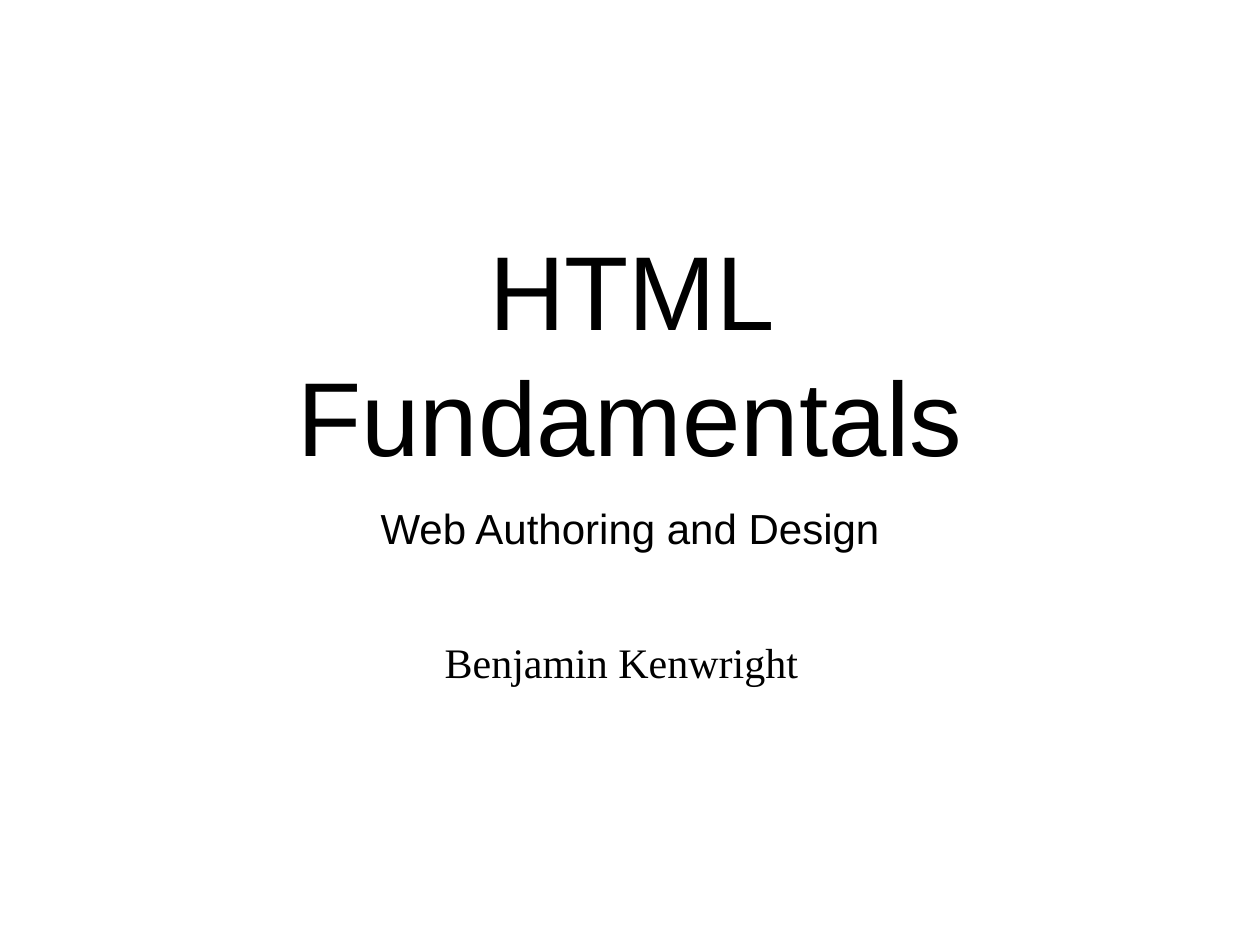
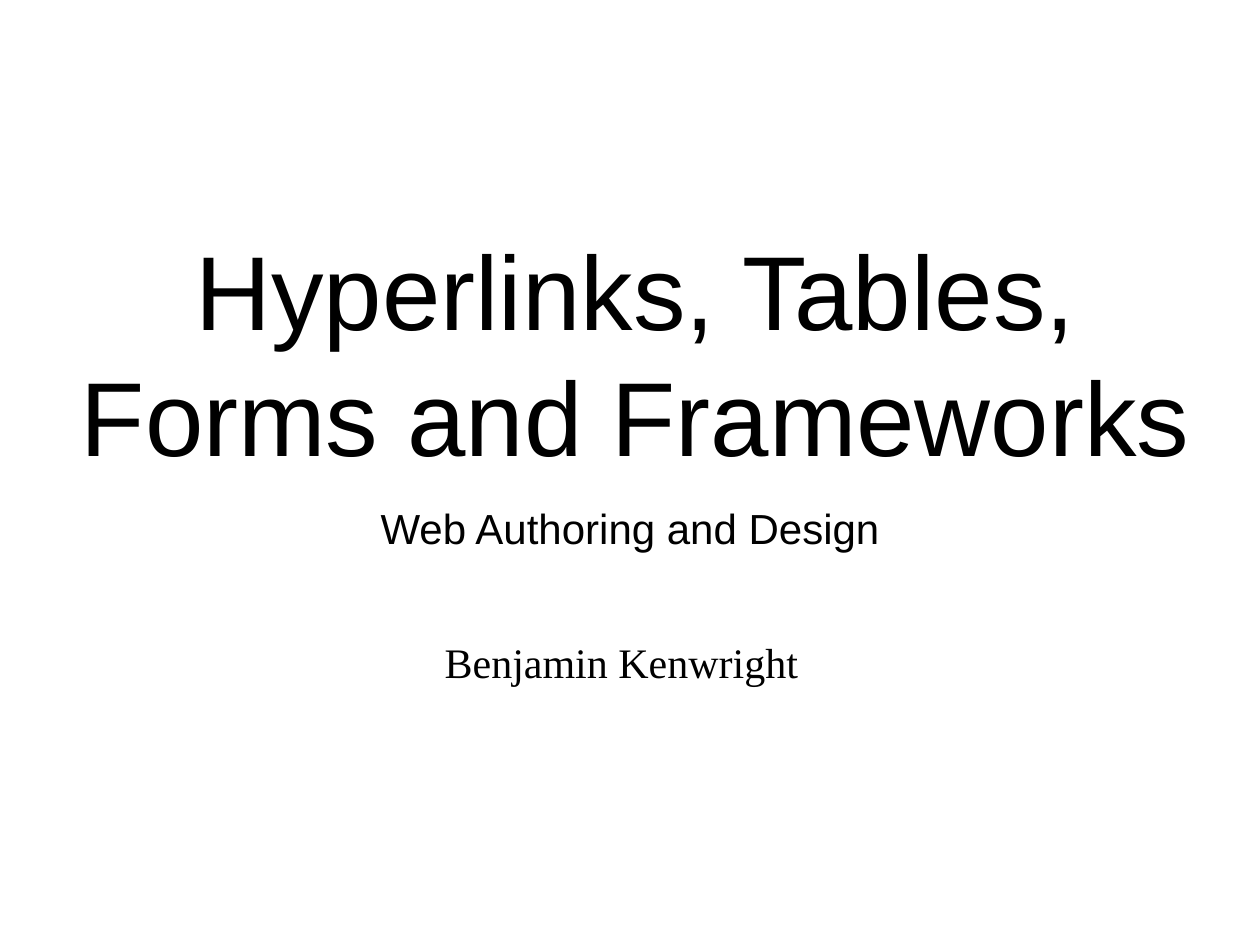
Before and after one commit to octaviordz/zjnu2017.github.io, a slide deck: slide 1 of WAD/lectures/030--Hyperlinks.Tables.Forms.Frameworks.ppt. Drawn at 1260x945 pixels with LibreOffice and Linux fonts; fonts in the diff are those of the drawing. Boxes give left, top, right and bottom in pixels: in the first picture for what was removed or moved away, otherwise in the second. Text is boxed around its words. In the diff, an @@ line names an element or a change of style, - is before the commit and + after.

Commit message:
Next weeks slides.

```diff
--- a/WAD/lectures/030--Hyperlinks.Tables.Forms.Frameworks.ppt
+++ b/WAD/lectures/030--Hyperlinks.Tables.Forms.Frameworks.ppt
@@ title at <box>81,254,1189,457</box>: text changed @@
-HTML Fundamentals
+Hyperlinks, Tables, Forms and Frameworks
```
Also in this commit, not shown: 4 other files.
